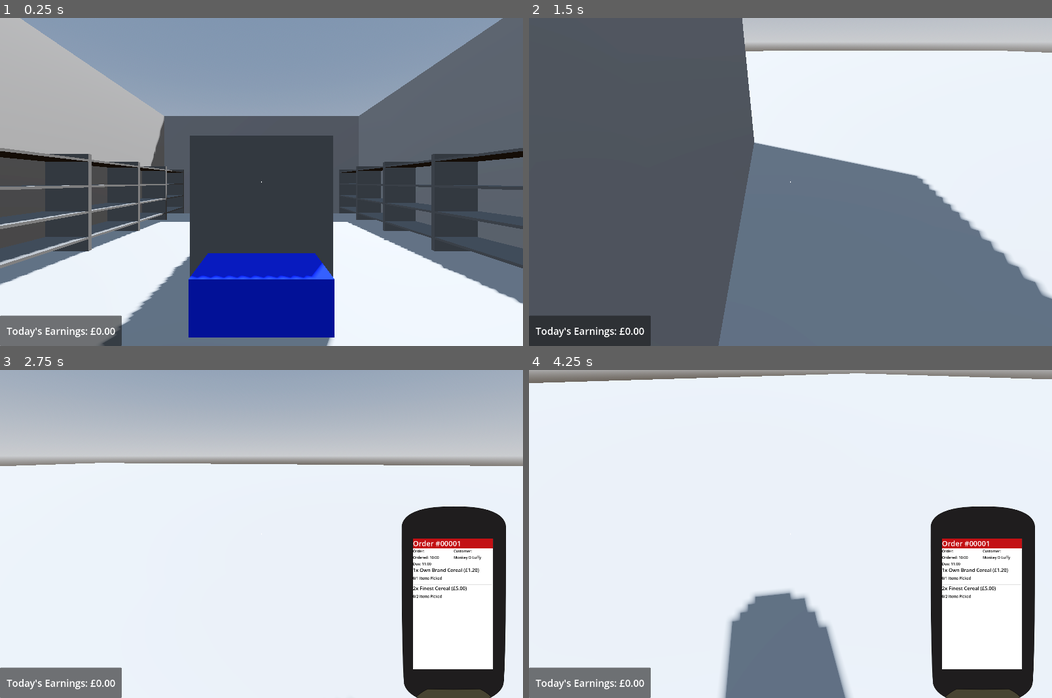
Above: before the commit, frames 1-4 (two rows, left to right).
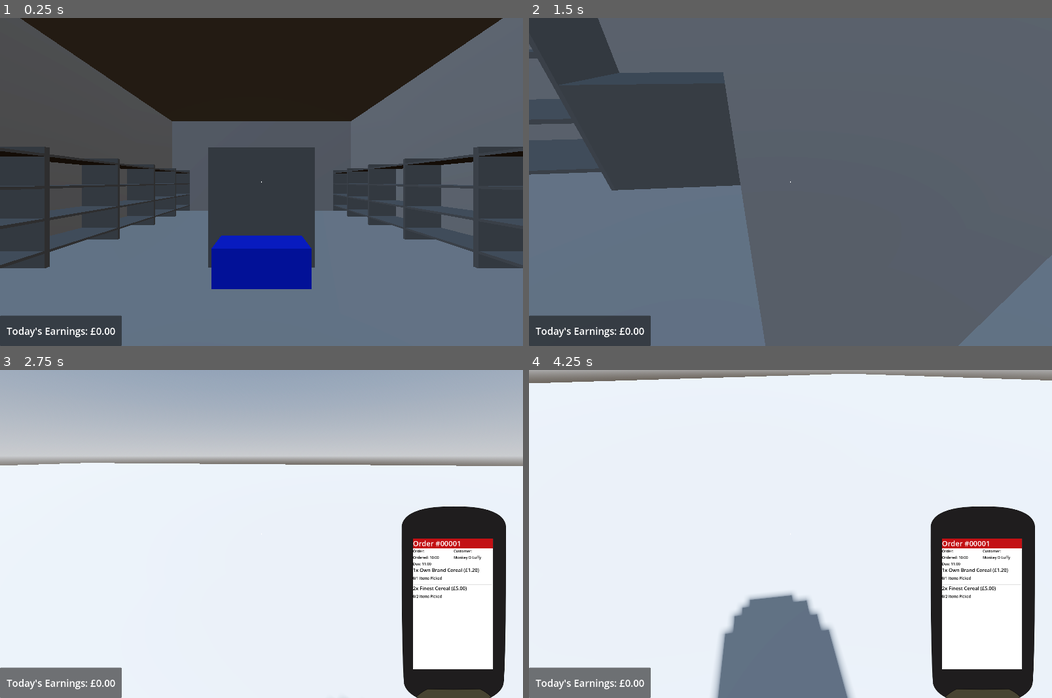
Above: after the commit, the same moments.

Repository: Allus-Interactive/speedy-shopper
Game: Godot game, scene res://game/world/shop/shop.tscn
The game is run twice, just before and just after one commit, with the same random seed, the same clock (stepped at 60 frames per second) and the same inputs.
Inputs (mouse positions are in pixels of both pictures, inside the frame that each line leads up to):
- Up to frame 1 (0.25 s): no input
- Up to frame 2 (1.5 s): tap Enter at 0.5 s; move the mouse to (905, 165) at 0.52 s; hold D (product_rotate_right) 0.53-1.28 s; tap E (interact) at 0.6 s; click (905, 165) at 0.67 s; tap Space at 1.25 s; move the mouse to (764, 182) at 1.27 s; hold W (forwards) from 1.28 s (still down); tap R (replace) at 1.35 s
- Up to frame 3 (2.75 s): keep holding W (forwards); move the mouse to (271, 527) at 2.02 s; tap T (toggle_scanner) at 2.1 s
- Up to frame 4 (4.25 s): keep holding W (forwards); move the mouse to (785, 540) at 2.77 s; tap E (interact) at 2.85 s; click (785, 540) at 2.92 s; move the mouse to (827, 537) at 3.52 s; hold R (replace) from 3.53 s (still down)

The runs differ from the first frame. In frame 1, 67% of the frame differs, in the area x 0-100%, y 0-100%; in frame 2, 84%; in frame 3, less than 0.1%; in frame 4, 1.0%.

Commit message:
updated shop mockup

Diff:
--- a/godot-project/game/world/shop/delivery_kiosk/delivery_kiosk.tscn
+++ b/godot-project/game/world/shop/delivery_kiosk/delivery_kiosk.tscn
@@ -7,10 +7,10 @@
 
 [sub_resource type="BoxMesh" id="BoxMesh_61r2j"]
 material = SubResource("StandardMaterial3D_edsll")
-size = Vector3(2.5, 1.25, 1)
+size = Vector3(2, 1.25, 1)
 
 [sub_resource type="BoxShape3D" id="BoxShape3D_60cfh"]
-size = Vector3(2.5, 1.25, 1)
+size = Vector3(2, 1.25, 1)
 
 [node name="DeliveryKiosk" type="StaticBody3D" unique_id=842880224]
 script = ExtResource("1_61r2j")
--- a/godot-project/game/world/shop/shop.tscn
+++ b/godot-project/game/world/shop/shop.tscn
@@ -74,10 +74,10 @@
 shape = SubResource("BoxShape3D_74d5v")
 
 [node name="Player" parent="." unique_id=932964266 instance=ExtResource("1_ggo8a")]
-transform = Transform3D(1, 0, 0, 0, 1, 0, 0, 0, 1, -5.5, 0, 0)
+transform = Transform3D(1, 0, 0, 0, 1, 0, 0, 0, 1, -5.5, 0, 1)
 
 [node name="DeliveryKiosk" parent="." unique_id=842880224 instance=ExtResource("9_yhfbf")]
-transform = Transform3D(1.1924881e-08, 0, -1, 0, 1, 0, 1, 0, 1.1924881e-08, -1, 0, -1.75)
+transform = Transform3D(1.1924881e-08, 0, -1, 0, 1, 0, 1, 0, 1.1924881e-08, -1, 0, 0)
 
 [node name="CrateHoldPoint" type="Marker3D" parent="." unique_id=141042229]
 transform = Transform3D(1, 0, 0, 0, 1, 0, 0, 0, 1, -5.5, 0, -2.6)
@@ -87,7 +87,7 @@
 [node name="Building" type="Node3D" parent="." unique_id=1287546074]
 
 [node name="WallLeft" type="StaticBody3D" parent="Building" unique_id=121541901]
-transform = Transform3D(1, 0, 0, 0, 1, 0, 0, 0, 1, -11, 2.5, -6)
+transform = Transform3D(1, 0, 0, 0, 1, 0, 0, 0, 1, -11, 2.5, -5)
 
 [node name="MeshInstance3D" type="MeshInstance3D" parent="Building/WallLeft" unique_id=1111762670]
 mesh = SubResource("BoxMesh_bcl5y")
@@ -107,7 +107,7 @@
 shape = SubResource("BoxShape3D_bcl5y")
 
 [node name="WallRight" type="StaticBody3D" parent="Building" unique_id=1352498060]
-transform = Transform3D(1, 0, 0, 0, 1, 0, 0, 0, 1, 0, 2.5, -6)
+transform = Transform3D(1, 0, 0, 0, 1, 0, 0, 0, 1, 0, 2.5, -5)
 
 [node name="MeshInstance3D" type="MeshInstance3D" parent="Building/WallRight" unique_id=1513827500]
 mesh = SubResource("BoxMesh_bcl5y")
@@ -117,7 +117,7 @@
 shape = SubResource("BoxShape3D_bcl5y")
 
 [node name="WallFrontLeft" type="StaticBody3D" parent="Building" unique_id=1125300886]
-transform = Transform3D(-4.371139e-08, 0, 1, 0, 1, 0, -1, 0, -4.371139e-08, -9.5, 2.5, -0.5)
+transform = Transform3D(-4.371139e-08, 0, 1, 0, 1, 0, -1, 0, -4.371139e-08, -9.5, 2.5, 1.5)
 
 [node name="MeshInstance3D" type="MeshInstance3D" parent="Building/WallFrontLeft" unique_id=583715707]
 mesh = SubResource("BoxMesh_oqv7w")
@@ -127,7 +127,7 @@
 shape = SubResource("BoxShape3D_pudjp")
 
 [node name="WallFrontRight" type="StaticBody3D" parent="Building" unique_id=624154704]
-transform = Transform3D(-4.371139e-08, 0, 1, 0, 1, 0, -1, 0, -4.371139e-08, -1.5, 2.5, -0.5)
+transform = Transform3D(-4.371139e-08, 0, 1, 0, 1, 0, -1, 0, -4.371139e-08, -1.5, 2.5, 1.5)
 
 [node name="MeshInstance3D" type="MeshInstance3D" parent="Building/WallFrontRight" unique_id=244035110]
 mesh = SubResource("BoxMesh_oqv7w")
@@ -137,7 +137,7 @@
 shape = SubResource("BoxShape3D_pudjp")
 
 [node name="WallFrontTop" type="StaticBody3D" parent="Building" unique_id=1380142256]
-transform = Transform3D(-4.371139e-08, 0, 1, 0, 1, 0, -1, 0, -4.371139e-08, -5.5, 4, -0.5)
+transform = Transform3D(-4.371139e-08, 0, 1, 0, 1, 0, -1, 0, -4.371139e-08, -5.5, 4, 1.5)
 
 [node name="MeshInstance3D" type="MeshInstance3D" parent="Building/WallFrontTop" unique_id=1560747985]
 mesh = SubResource("BoxMesh_pudjp")
@@ -147,8 +147,7 @@
 shape = SubResource("BoxShape3D_4k7rs")
 
 [node name="Ceiling" type="StaticBody3D" parent="Building" unique_id=167690750]
-transform = Transform3D(-4.371139e-08, 0, 1, 0, 1, 0, -1, 0, -4.371139e-08, -5.5, 5.5, -6)
-visible = false
+transform = Transform3D(-4.371139e-08, 0, 1, 0, 1, 0, -1, 0, -4.371139e-08, -5.5, 5.5, -5)
 
 [node name="MeshInstance3D" type="MeshInstance3D" parent="Building/Ceiling" unique_id=1768445279]
 mesh = SubResource("BoxMesh_4k7rs")
@@ -161,7 +160,12 @@
 
 [node name="Left" type="Node3D" parent="Aisle1" unique_id=1328090863]
 
-[node name="ShelfUnit" parent="Aisle1/Left" unique_id=1038147316 instance=ExtResource("2_4o56f")]
+[node name="ShelfUnit0" parent="Aisle1/Left" unique_id=214161151 instance=ExtResource("2_4o56f")]
+transform = Transform3D(-4.3711385e-08, 0, 0.99999994, 0, 1, 0, -0.99999994, 0, -4.3711385e-08, -10, 0, 0)
+product_placeholder_scene = ExtResource("3_6k1ee")
+slots_per_shelf = 5
+
+[node name="ShelfUnit1" parent="Aisle1/Left" unique_id=1038147316 instance=ExtResource("2_4o56f")]
 transform = Transform3D(-4.3711385e-08, 0, 0.99999994, 0, 1, 0, -0.99999994, 0, -4.3711385e-08, -10, 0, -2)
 product_placeholder_scene = ExtResource("3_6k1ee")
 slots_per_shelf = 5
@@ -176,7 +180,7 @@
 product_placeholder_scene = ExtResource("3_6k1ee")
 slots_per_shelf = 5
 
-[node name="ShelfUnit4" parent="Aisle1/Left" unique_id=214161151 instance=ExtResource("2_4o56f")]
+[node name="ShelfUnit4" parent="Aisle1/Left" unique_id=358589094 instance=ExtResource("2_4o56f")]
 transform = Transform3D(-4.3711385e-08, 0, 0.99999994, 0, 1, 0, -0.99999994, 0, -4.3711385e-08, -10, 0, -8)
 product_placeholder_scene = ExtResource("3_6k1ee")
 slots_per_shelf = 5
@@ -225,6 +229,11 @@
 
 [node name="Right" type="Node3D" parent="Aisle2" unique_id=2114417710]
 
+[node name="ShelfUnit0" parent="Aisle2/Right" unique_id=555619701 instance=ExtResource("2_4o56f")]
+transform = Transform3D(1.192488e-08, 0, -0.99999994, 0, 1, 0, 0.99999994, 0, 1.192488e-08, -1, 0, -2)
+product_placeholder_scene = ExtResource("3_6k1ee")
+slots_per_shelf = 5
+
 [node name="ShelfUnit" parent="Aisle2/Right" unique_id=566735270 instance=ExtResource("2_4o56f")]
 transform = Transform3D(1.192488e-08, 0, -0.99999994, 0, 1, 0, 0.99999994, 0, 1.192488e-08, -1, 0, -4)
 product_placeholder_scene = ExtResource("3_6k1ee")
